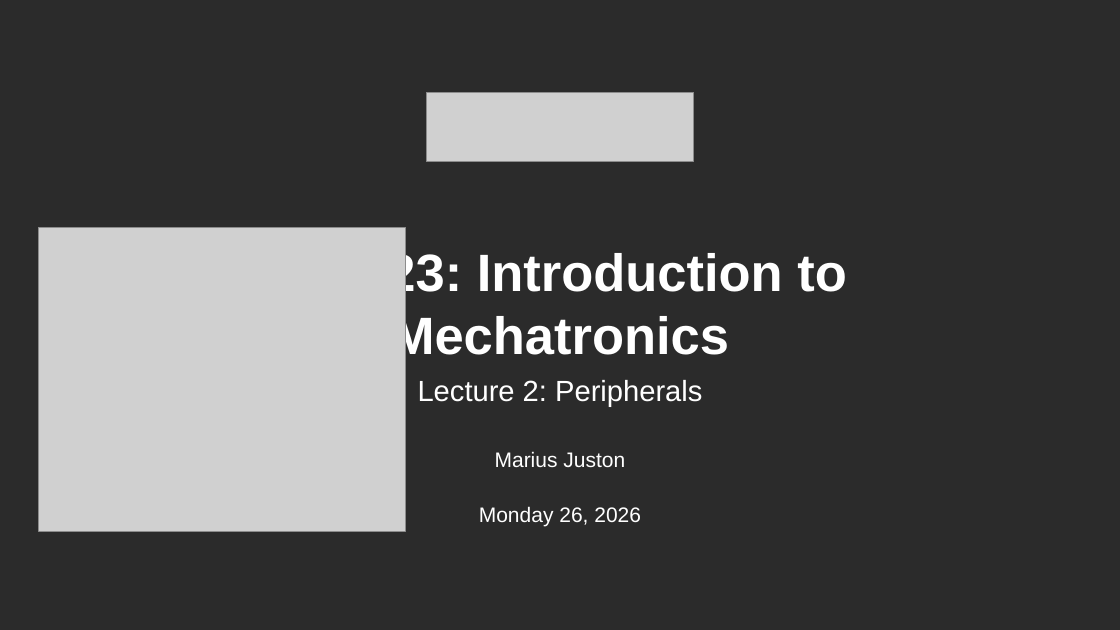
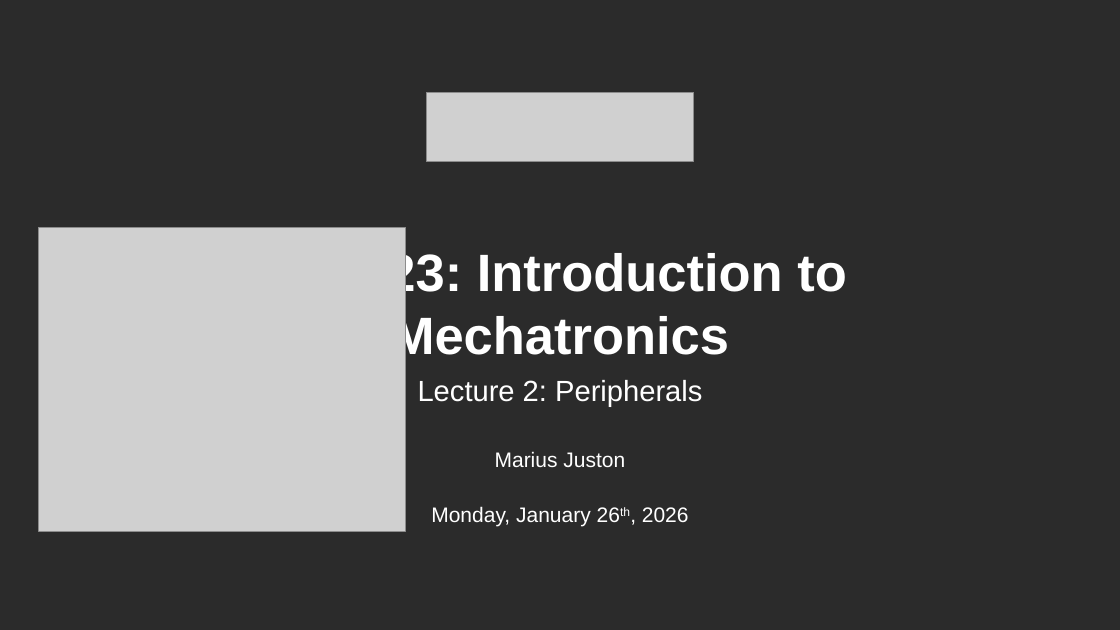
Before and after one commit to Marius-Juston/SE-423---Class-Material, a slide deck: slide 1 of Lectures/Slides/L2.pptx. Drawn at 1120x630 pixels with LibreOffice and Linux fonts; fonts in the diff are those of the drawing; grey boxes stand for pictures; background and template pictures are left out; a plain dark background stands for a picture behind light text. Boxes give left, top, right and bottom in pixels: in the first picture for what was removed or moved away, otherwise in the second. Text is boxed around its words. In the diff, an @@ line names an element or a change of style, - is before the commit and + after.

```diff
--- a/Lectures/Slides/L2.pptx
+++ b/Lectures/Slides/L2.pptx
@@ text at (x1=431, y1=506, x2=689, y2=527): text changed @@
-Monday 26, 2026
+Monday, January 26th, 2026
```
Also in this commit, not shown: 1 other file.
